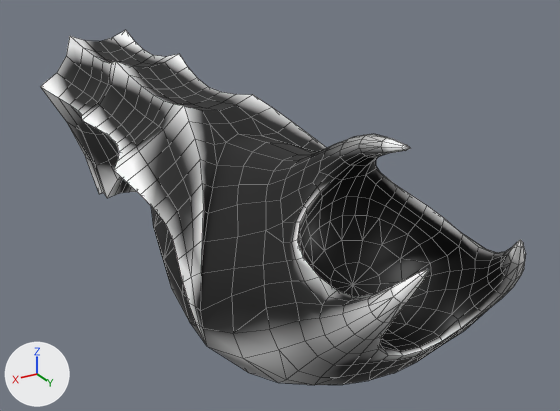
What one commit did to the Blender file Assets/Weapons/shotgun/shotgun.blend.
Camera for both pictures: a camera (50 mm lens) standing at (0.403, 0.739, 0.327) and looking at (-0.067, -0.044, -0.065). Every picture has the same lights, and +X, +Y and +Z are marked at lower left. Mesh edges are drawn as thin lines.

Objects in the first picture: 'final'.
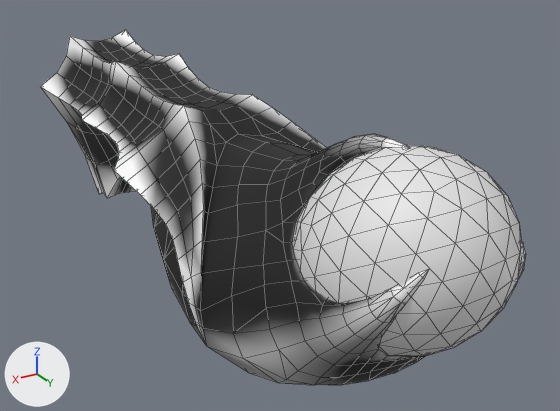
What differs and where, as boxes [x1, y1, x2, y2] in the pictures (560 x 411 px):
'ammoBag', added
    after: [294, 145, 522, 356]

Edits to the bpy script that builds the scene:
```text
Add mat_ammobag:
    mat_ammobag = principled_material('ammoBag')
    mat_ammobag.base_color = (0.8, 0.8, 0.8)  # white #e7e7e7
Add me_icosphere:
    me_icosphere.from_pydata(...)  # 162 vertices, 320 faces; spans x -0.091..0.091, y -0.095..0.095, z -0.106..0.106
    me_icosphere.polygons.foreach_set('use_smooth', [True] * 320)
    me_icosphere.materials.append(mat_ammobag)  # white #e7e7e7
Add ob_ammobag:
    ob_ammobag = bpy.data.objects.new('ammoBag', me_icosphere)
    ob_ammobag.location = (0.0, 0.274, 0.024)
    ob_ammobag.rotation_euler = (1.571, 0.0, 0.0)  # degrees (90, 0, 0)
```
